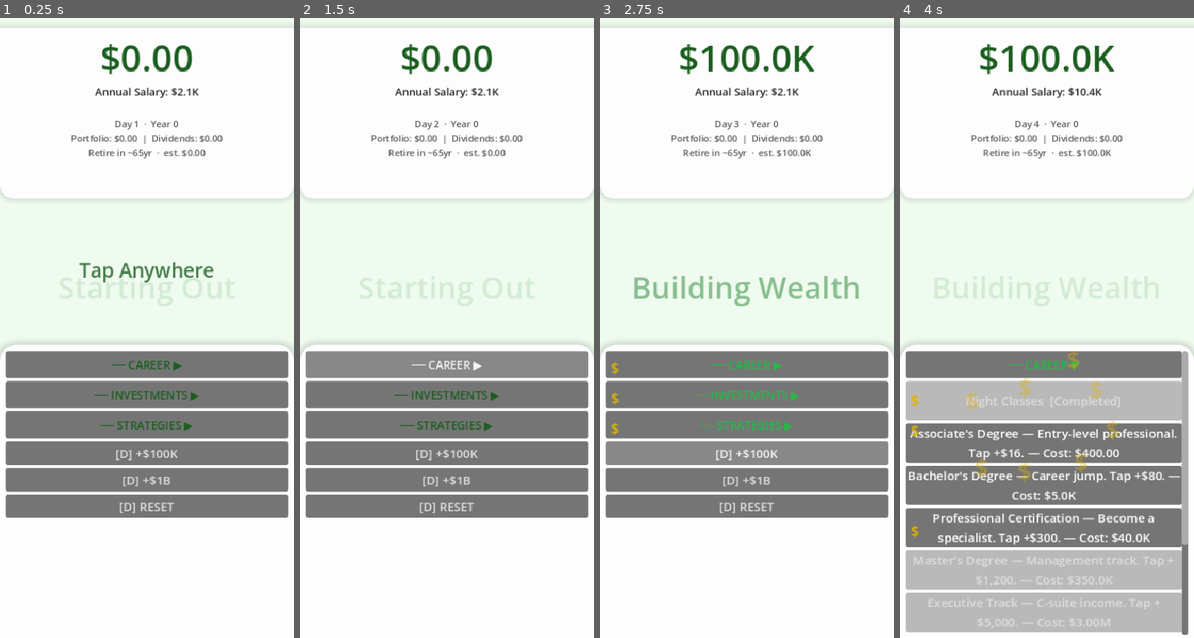
Above: before the commit, frames 1-4 (left to right).
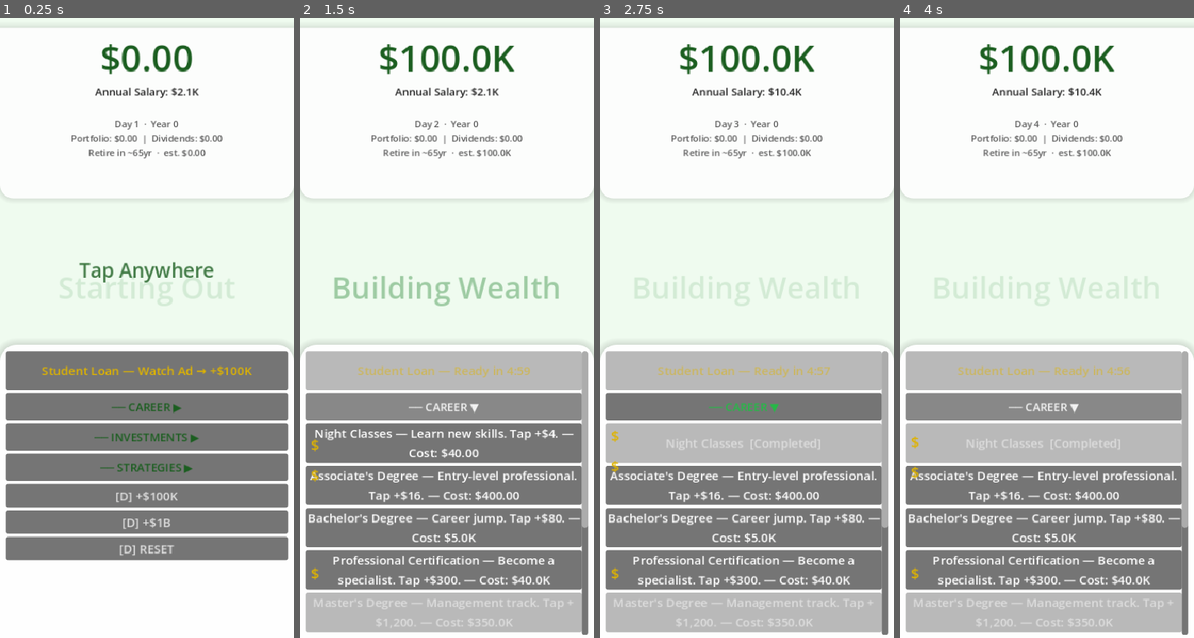
Above: after the commit, the same moments.

Repository: flatbil/Nuthouse-Games
Game: Godot game, scene res://scenes/Game.tscn
The game is run twice, just before and just after one commit, with the same random seed, the same clock (stepped at 60 frames per second) and the same inputs.
Inputs (mouse positions are in pixels of both pictures, inside the frame that each line leads up to):
- Up to frame 1 (0.25 s): no input
- Up to frame 2 (1.5 s): click (447, 371) at 0.5 s, where only the run after the commit has a clickable "Student Loan — Watch Ad → +$1…"; click "── CAREER ▼" (after the commit: "── CAREER ▶") at 1.25 s
- Up to frame 3 (2.75 s): click (744, 445) at 2 s, where only the run after the commit has a clickable "Night Classes — Learn new ski…"
- Up to frame 4 (4 s): click "── CAREER ▶" (after the commit: "── CAREER ▼") at 2.75 s; click (1044, 402) at 3.5 s, where only the run before the commit has a clickable "Night Classes — Learn new ski…"

The runs differ from the first frame. In frame 1, 13% of the frame differs, in the area x 1-99%, y 55-88%; in frame 2, 32%; in frame 3, 35%, in the area x 1-99%, y 11-100%; in frame 4, 23%.

Commit message:
Add Student Loan rewarded ad feature with AdManager autoload
Adds AdManager.gd wrapping AdMob rewarded ads with graceful fallback
(immediate reward in editor/debug when plugin absent). Student Loan
button at top of upgrade drawer awards $100K with 5-minute cooldown
and live countdown display. Gold $ burst fires on reward.

Co-Authored-By: Claude Sonnet 4.6 <noreply@anthropic.com>

Diff:
--- /dev/null
+++ b/game_01/autoloads/AdManager.gd
@@ -0,0 +1,105 @@
+extends Node
+
+# -------------------------------------------------------
+# AdManager — Rewarded ad wrapper with cooldown.
+#
+# AdMob requires Android Custom Build (Gradle export).
+# Without the plugin (editor / debug / iOS), _grant_reward()
+# fires immediately so the feature stays testable.
+#
+# Plugin signals (godot-admob-android v4+):
+#   rewarded_ad_loaded()
+#   rewarded_ad_failed_to_load(error_code: int)
+#   user_earned_reward(currency: String, amount: int)
+#
+# TODO: Replace AD_UNIT_ID with your real AdMob rewarded unit ID.
+# -------------------------------------------------------
+
+signal loan_rewarded(amount: float)
+
+const LOAN_AMOUNT:      float = 100_000.0
+const COOLDOWN_SECONDS: float = 300.0          # 5 minutes
+const AD_UNIT_ID:       String = "ca-app-pub-3940256099942544/5224354917"  # AdMob test ID
+
+var cooldown_remaining: float = 0.0
+var _ad_ready:          bool  = false
+var _admob                    = null
+
+
+func _ready() -> void:
+	if Engine.has_singleton("AdMob"):
+		_admob = Engine.get_singleton("AdMob")
+		if _admob.has_signal("rewarded_ad_loaded"):
+			_admob.connect("rewarded_ad_loaded",        _on_ad_loaded)
+		if _admob.has_signal("rewarded_ad_failed_to_load"):
+			_admob.connect("rewarded_ad_failed_to_load", _on_ad_failed)
+		if _admob.has_signal("user_earned_reward"):
+			_admob.connect("user_earned_reward",         _on_user_earned_reward)
+		_load_ad()
+
+
+func _process(delta: float) -> void:
+	if cooldown_remaining > 0.0:
+		cooldown_remaining = max(0.0, cooldown_remaining - delta)
+
+
+# -------------------------------------------------------
+# Public API
+# -------------------------------------------------------
+
+func can_request_loan() -> bool:
+	return cooldown_remaining <= 0.0
+
+
+func request_loan() -> void:
+	if not can_request_loan():
+		return
+	if _admob != null and _ad_ready:
+		_admob.show_rewarded_ad()
+	else:
+		# No plugin or ad not loaded — grant immediately (debug / editor)
+		_grant_reward()
+
+
+func cooldown_label() -> String:
+	if cooldown_remaining <= 0.0:
+		return ""
+	var mins: int = int(cooldown_remaining) / 60
+	var secs: int = int(cooldown_remaining) % 60
+	return "%d:%02d" % [mins, secs]
+
+
+# -------------------------------------------------------
+# AdMob callbacks
+# -------------------------------------------------------
+
+func _on_ad_loaded() -> void:
+	_ad_ready = true
+
+
+func _on_ad_failed(_error_code: int) -> void:
+	_ad_ready = false
+
+
+func _on_user_earned_reward(_currency: String, _amount: int) -> void:
+	_grant_reward()
+
+
+# -------------------------------------------------------
+# Private
+# -------------------------------------------------------
+
+func _grant_reward() -> void:
+	cooldown_remaining = COOLDOWN_SECONDS
+	_ad_ready = false
+	GameManager.add_resources(LOAN_AMOUNT)
+	loan_rewarded.emit(LOAN_AMOUNT)
+	if _admob != null:
+		_load_ad()
+
+
+func _load_ad() -> void:
+	if _admob == null:
+		return
+	_ad_ready = false
+	_admob.load_rewarded_ad(AD_UNIT_ID)
--- a/game_01/project.godot
+++ b/game_01/project.godot
@@ -25,6 +25,7 @@
 EventBus="*res://autoloads/EventBus.gd"
 SaveManager="*res://autoloads/SaveManager.gd"
 GameManager="*res://autoloads/GameManager.gd"
+AdManager="*res://autoloads/AdManager.gd"
 
 [display]
 
--- a/game_01/scenes/Game.gd
+++ b/game_01/scenes/Game.gd
@@ -37,6 +37,8 @@
 var _section_indicators:     Dictionary = {}  # key → Label ($)
 var _section_had_affordable: Dictionary = {}  # key → bool
 var _bob_tweens:             Dictionary = {}  # key → Tween
+
+var _loan_btn: Button = null
 
 var _idle_timer:   float = 0.0
 var _idle_showing: bool  = false
@@ -64,6 +66,7 @@
 	EventBus.offline_income_collected.connect(_on_offline_income)
 	EventBus.game_days_changed.connect(_on_game_days_changed)
 	EventBus.portfolio_changed.connect(_on_portfolio_changed)
+	AdManager.loan_rewarded.connect(_on_loan_rewarded)
 
 	_apply_theme()
 	_build_lists()
@@ -77,6 +80,7 @@
 	_idle_timer += delta
 	if not _idle_showing and _idle_timer >= 10.0:
 		_show_idle_hint()
+	_refresh_loan_button()
 
 
 # -------------------------------------------------------
@@ -213,7 +217,9 @@
 func _build_lists() -> void:
 	for child in upgrade_list.get_children():
 		child.queue_free()
-
+	_loan_btn = null
+
+	_add_loan_button()
 	_add_section("career")
 	for i in range(GameManager.CAREERS.size()):
 		var btn := _make_btn(52)
@@ -240,6 +246,36 @@
 
 	if OS.is_debug_build():
 		_add_debug_buttons()
+
+
+func _add_loan_button() -> void:
+	var btn := _make_btn(52)
+	btn.name = "LoanButton"
+	btn.pressed.connect(_on_loan_pressed)
+	btn.add_theme_color_override("font_color", _GOLD)
+	upgrade_list.add_child(btn)
+	_loan_btn = btn
+	_refresh_loan_button()
+
+
+func _refresh_loan_button() -> void:
+	if _loan_btn == null or not is_instance_valid(_loan_btn):
+		return
+	var inner := _loan_btn.get_node_or_null("InnerLabel") as Label
+	if AdManager.can_request_loan():
+		_set_btn(_loan_btn, "Student Loan — Watch Ad → +$100K", false)
+		if inner:
+			inner.add_theme_color_override("font_color", _GOLD)
+	else:
+		_set_btn(_loan_btn, "Student Loan — Ready in %s" % AdManager.cooldown_label(), true)
+
+
+func _on_loan_pressed() -> void:
+	AdManager.request_loan()
+
+
+func _on_loan_rewarded(amount: float) -> void:
+	_spawn_upgrade_burst(($UpgradeDrawer as Control).global_position + Vector2(($UpgradeDrawer as Control).size.x * 0.5, 40.0))
 
 
 func _add_debug_buttons() -> void:
